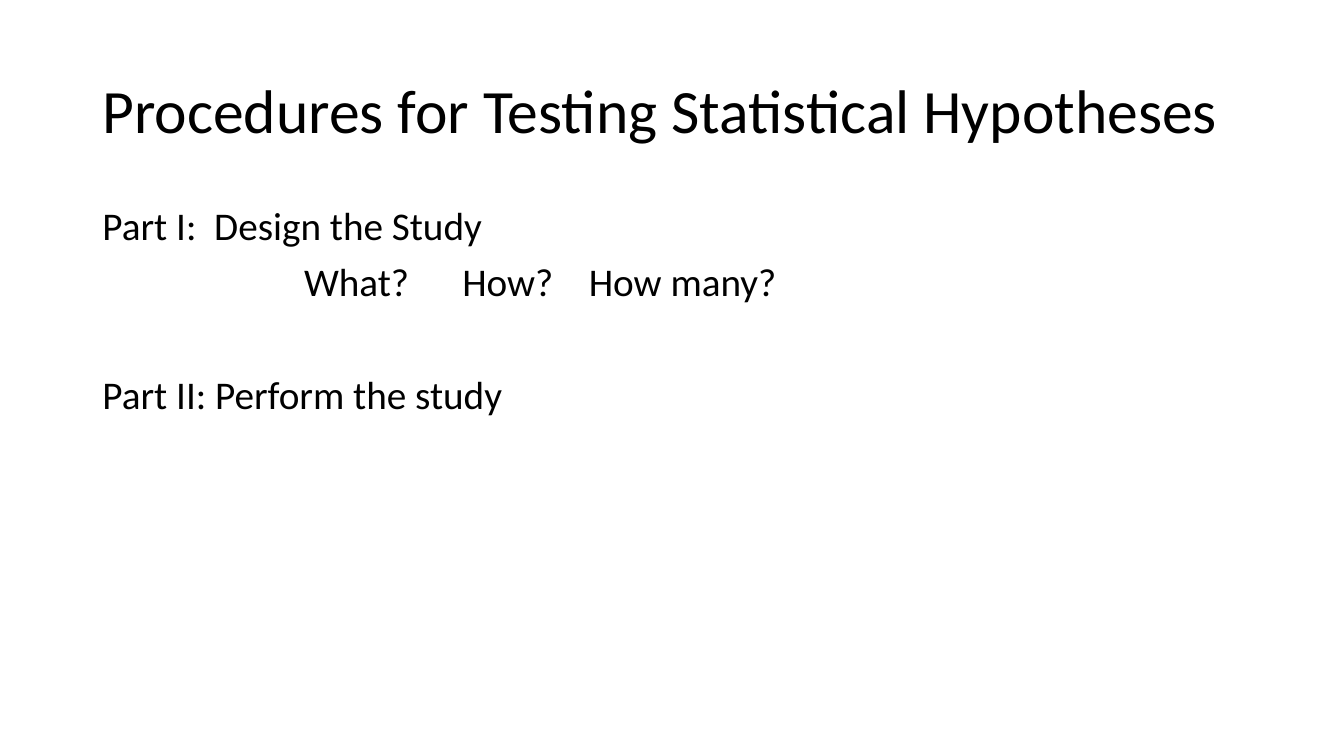
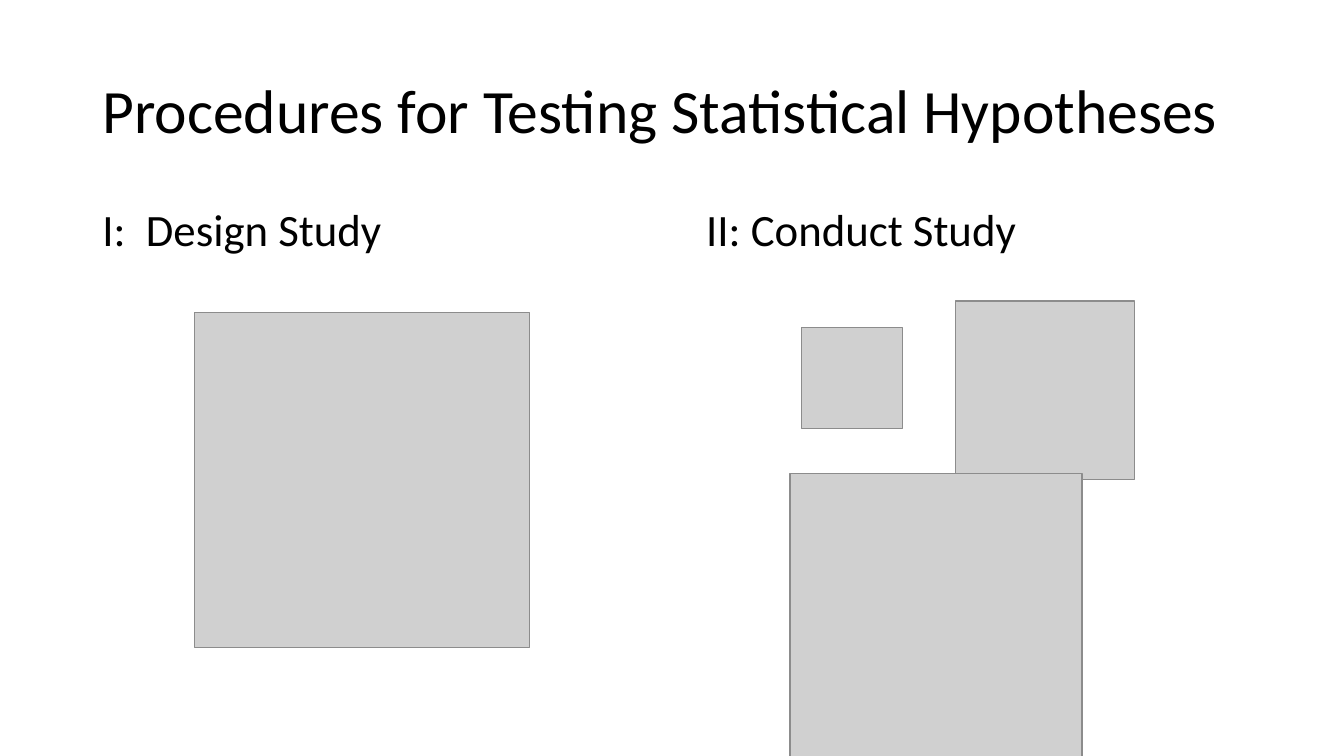
Before and after one commit to USCbiostats/LAsBEST, a slide deck: slide 4 of google-drive/week02/2Tues/1_lasbest-hypothesis-testing.pptx. Drawn at 1344x756 pixels with LibreOffice and Linux fonts; fonts in the diff are those of the drawing; grey boxes stand for pictures; background and template pictures are left out. Boxes give left, top, right and bottom in pixels: in the first picture for what was removed or moved away, otherwise in the second. Text is boxed around its words. In the diff, an @@ line names an element or a change of style, - is before the commit and + after.

```diff
--- a/google-drive/week02/2Tues/1_lasbest-hypothesis-testing.pptx
+++ b/google-drive/week02/2Tues/1_lasbest-hypothesis-testing.pptx
@@ text at (x1=102, y1=215, x2=381, y2=254): text changed; size 28 to 32 pt @@
-Part I: Design the Study
-What? How? How many?
-Part II: Perform the study
+I: Design Study
@@ text added at (x1=706, y1=215, x2=1016, y2=254), 32 pt, text #000000 @@
+II: Conduct Study
@@ picture added at (x1=195, y1=313, x2=529, y2=647) @@
@@ picture added at (x1=802, y1=328, x2=902, y2=429) @@
@@ picture added at (x1=956, y1=301, x2=1134, y2=480) @@
@@ picture added at (x1=790, y1=474, x2=1083, y2=756) @@
```
Also in this commit, not shown: 7 other slides changed, 2 slides added, 4 slides removed, 1 other file.
